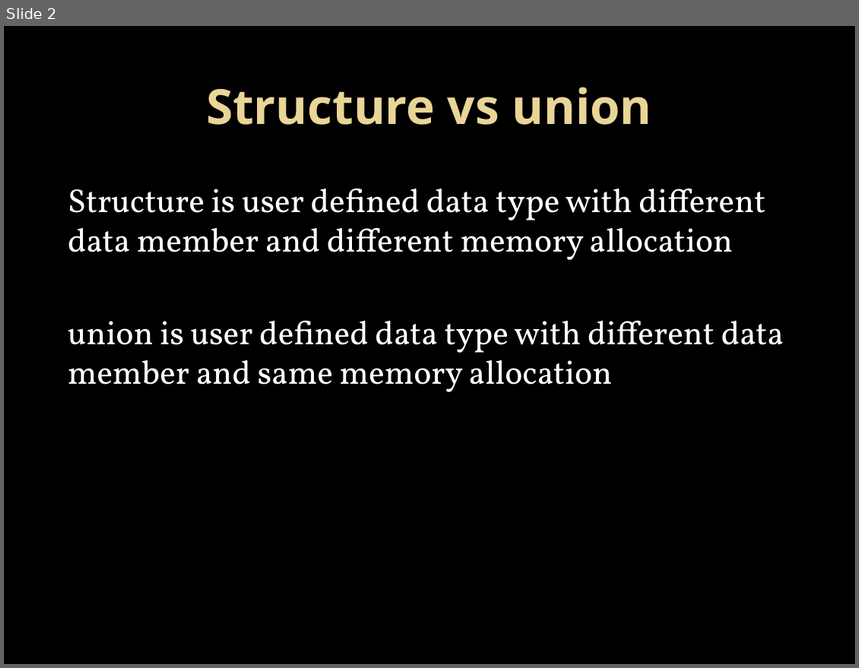
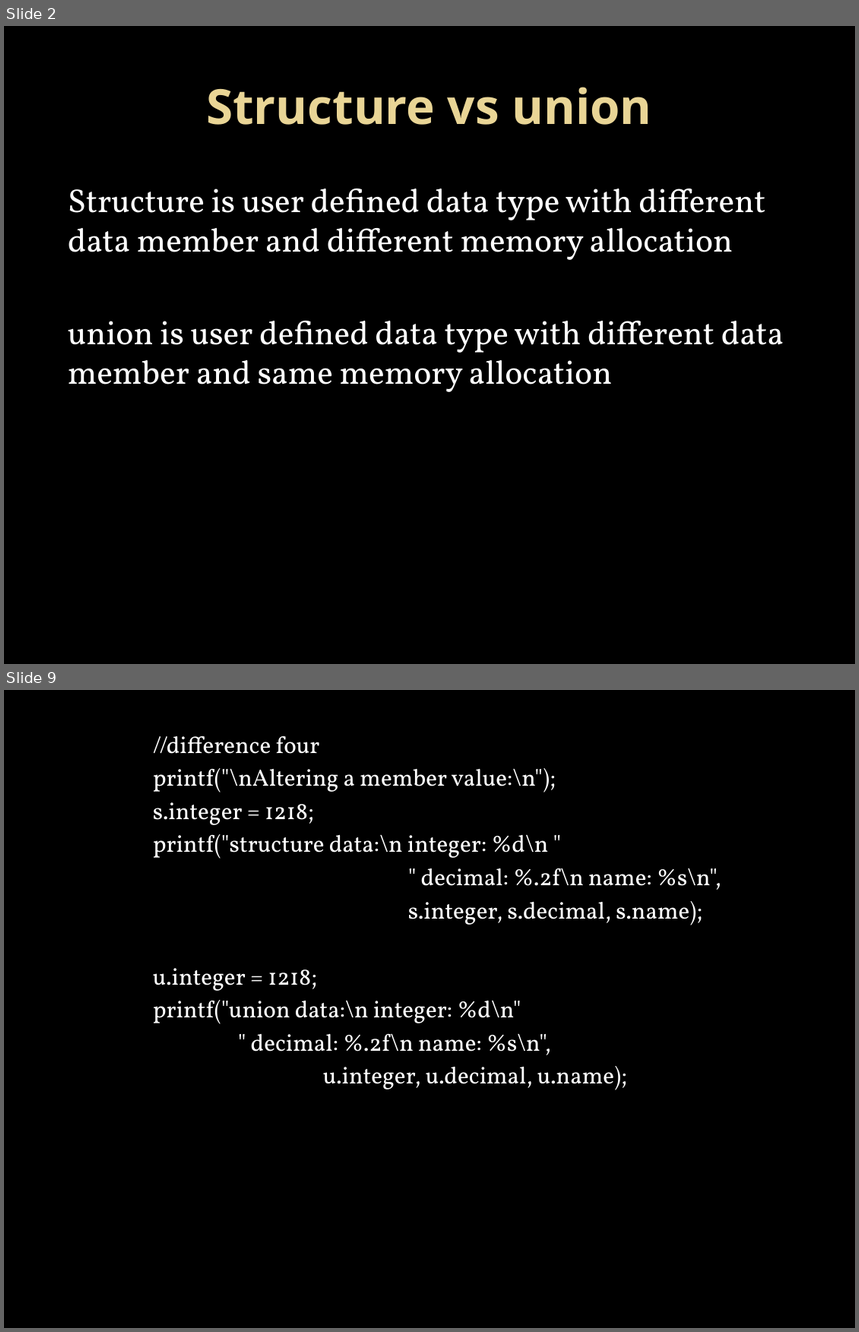
Before and after one commit to Mahesh-7/C_Programs, a slide deck: PPT/structure.pptx. Shown one above the other, each under a label of ours: slide 2 before the commit, slides 2 and 9 after it; the slides between them are not shown. The pictures are 859x668 and 859x1332 pixels, drawn with LibreOffice and Linux fonts; fonts in the diff are those of the drawing; background and template pictures are left out. Boxes give left, top, right and bottom in pixels: in the first picture for what was removed or moved away, otherwise in the second. Text is boxed around its words. In the diff, an @@ line names an element or a change of style, - is before the commit and + after.

```diff
--- a/PPT/structure.pptx
+++ b/PPT/structure.pptx
@@ slide 9 added at (x1=4, y1=690, x2=855, y2=1328), background picture (left out) @@
@@ text added at (x1=153, y1=736, x2=721, y2=1091), 20 pt, text #FFFFFF @@
+//difference four
+printf("\nAltering a member value:\n");
+s.integer = 1218;
+printf("structure data:\n integer: %d\n "
+" decimal: %.2f\n name: %s\n",
+s.integer, s.decimal, s.name);
+u.integer = 1218;
+printf("union data:\n integer: %d\n"
+" decimal: %.2f\n name: %s\n",
+u.integer, u.decimal, u.name);
```
Also in this commit, not shown: 13 other slides added, 1 slide removed.
